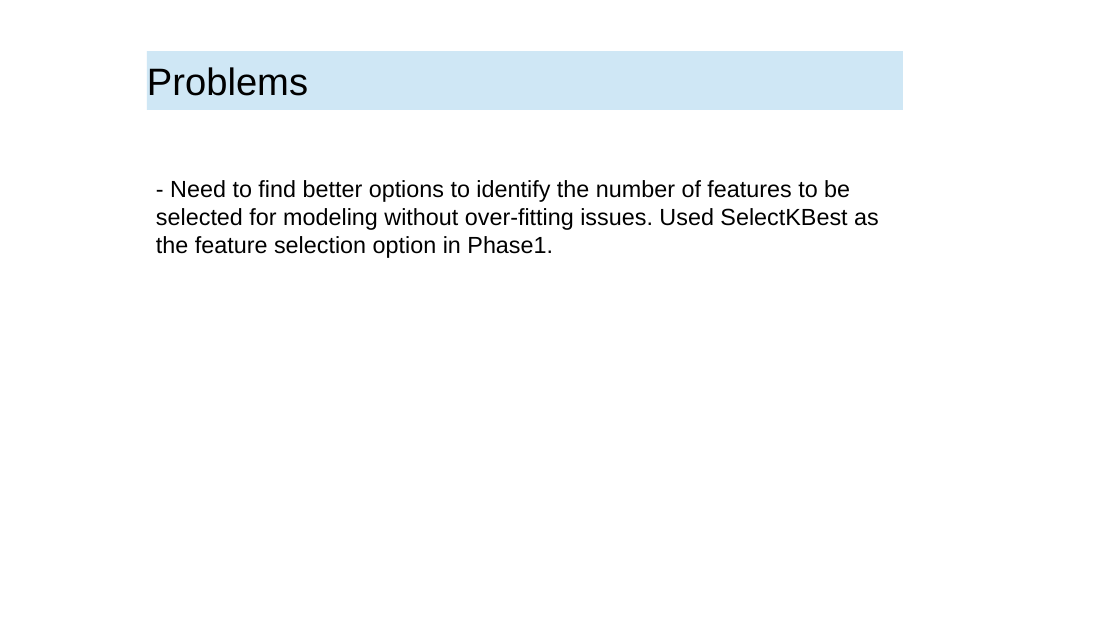
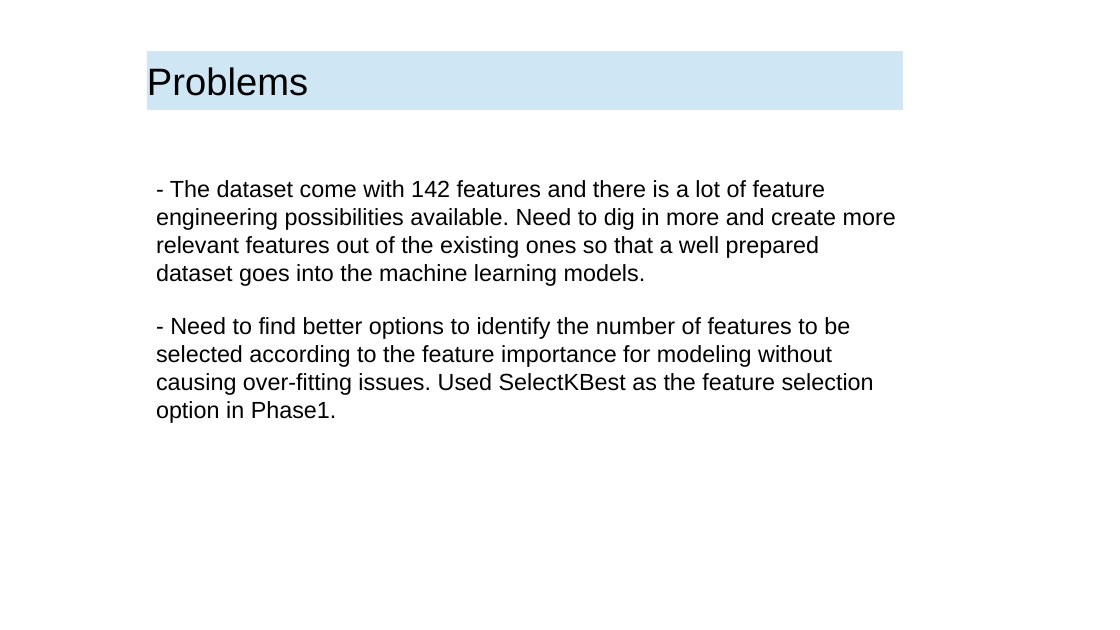
Before and after one commit to manikagita/AML-, a slide deck: slide 7 of Group3_Project_Phase1.pptx. Drawn at 1120x630 pixels with LibreOffice and Linux fonts; fonts in the diff are those of the drawing. Boxes give left, top, right and bottom in pixels: in the first picture for what was removed or moved away, otherwise in the second. Text is boxed around its words. In the diff, an @@ line names an element or a change of style, - is before the commit and + after.

```diff
--- a/Group3_Project_Phase1.pptx
+++ b/Group3_Project_Phase1.pptx
@@ text at (x1=156, y1=180, x2=896, y2=423): text changed @@
-- Need to find better options to identify the number of features to be selected for modeling without over-fitting issues. Used SelectKBest as the feature selection option in Phase1.
+- The dataset come with 142 features and there is a lot of feature engineering possibilities available. Need to dig in more and create more relevant features out of the existing ones so that a well prepared dataset goes into the machine learning models.
+- Need to find better options to identify the number of features to be selected according to the feature importance for modeling without causing over-fitting issues. Used SelectKBest as the feature selection option in Phase1.
```
Also in this commit, not shown: 2 other slides changed, 1 other file.
